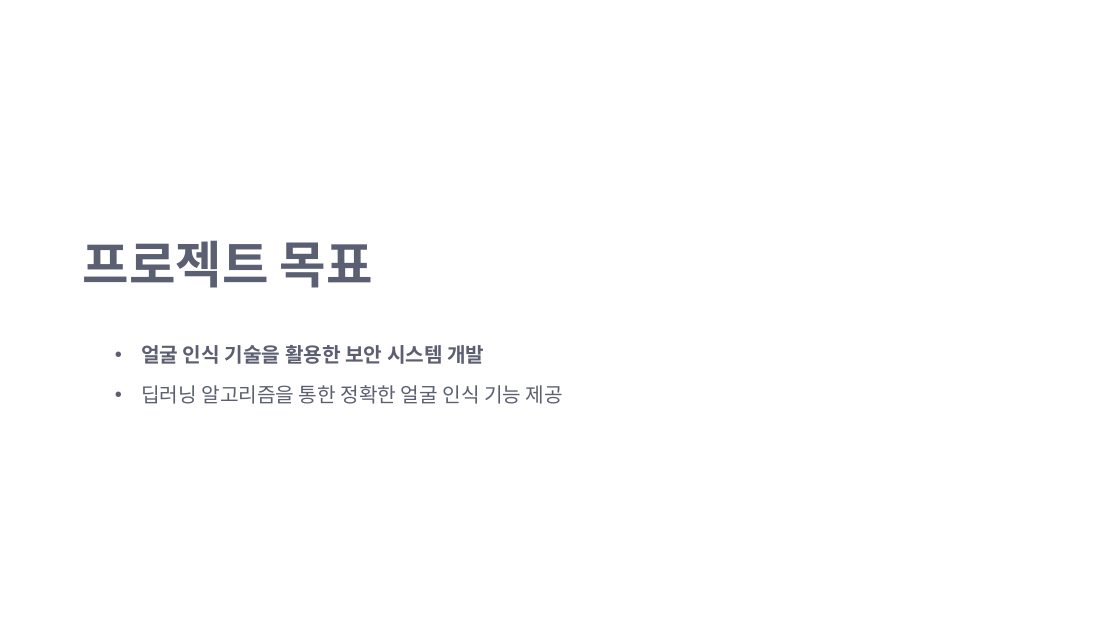
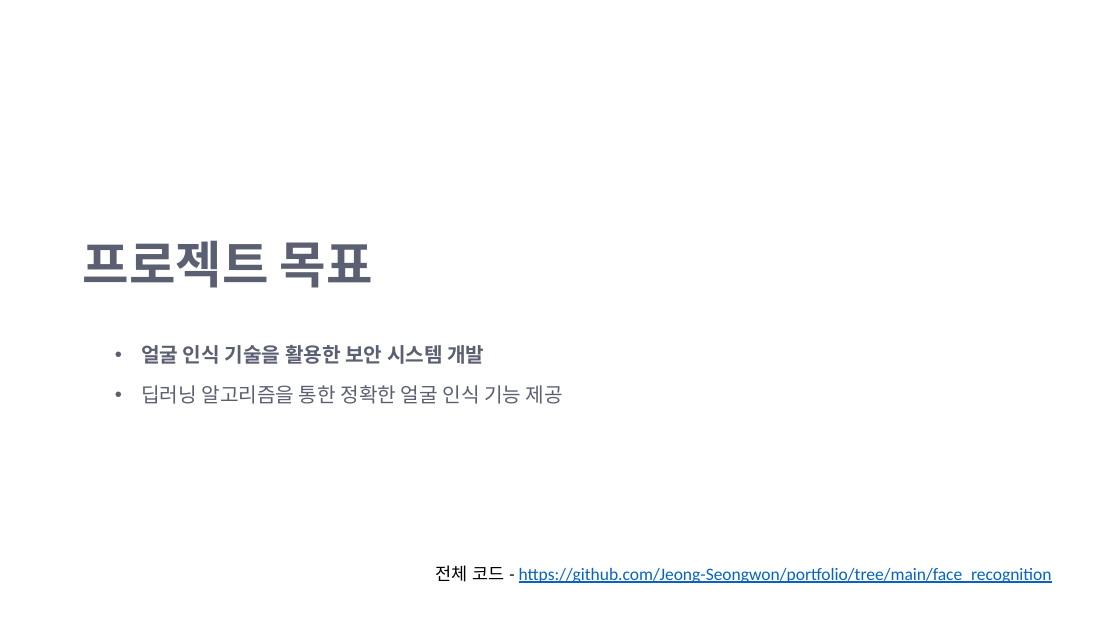
Before and after one commit to Jeong-Seongwon/portfolio, a slide deck: slide 3 of face_recognition/Portfolio.pptx. Drawn at 1120x630 pixels with LibreOffice and Linux fonts; fonts in the diff are those of the drawing; background and template pictures are left out. Boxes give left, top, right and bottom in pixels: in the first picture for what was removed or moved away, otherwise in the second. Text is boxed around its words. In the diff, an @@ line names an element or a change of style, - is before the commit and + after.

```diff
--- a/face_recognition/Portfolio.pptx
+++ b/face_recognition/Portfolio.pptx
@@ text added at (435, 565, 1052, 583), 18 pt, text #0563C1, underline @@
+전체 코드 - https://github.com/Jeong-Seongwon/portfolio/tree/main/face_recognition
```
Also in this commit, not shown: 4 other slides changed.
